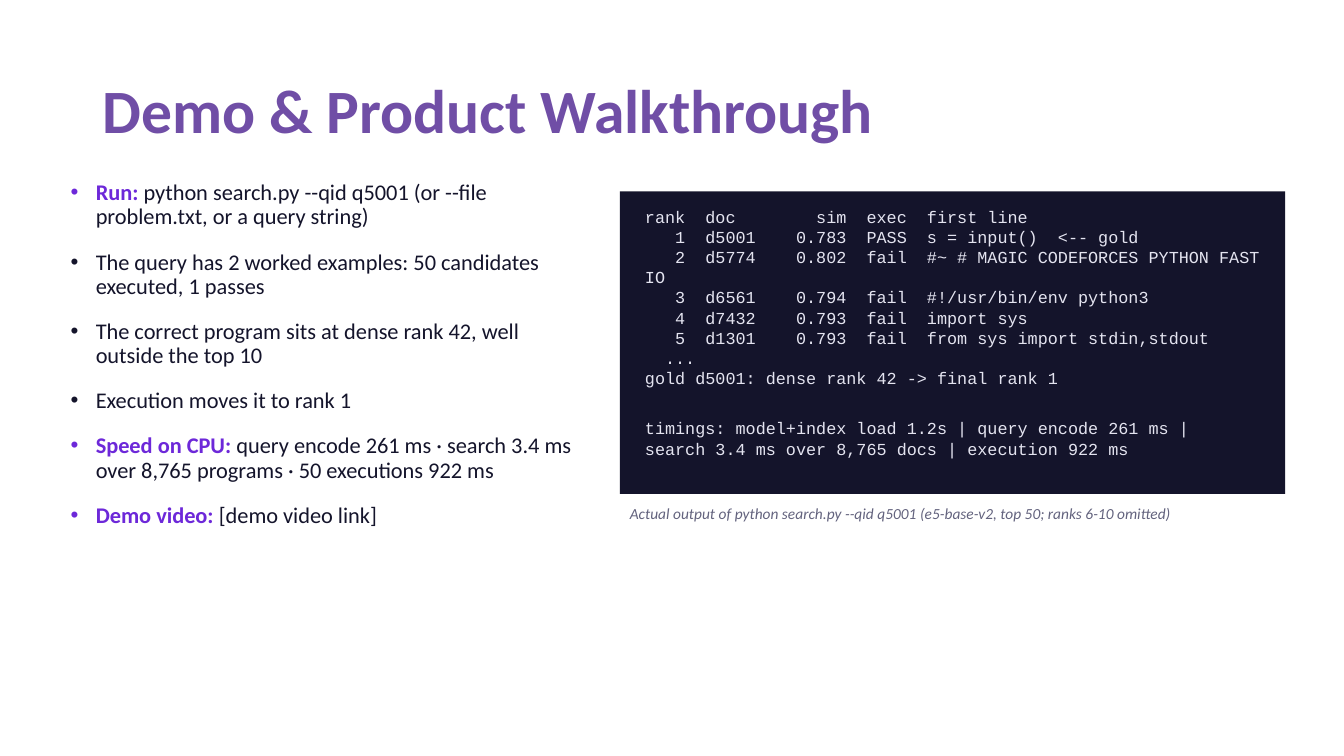
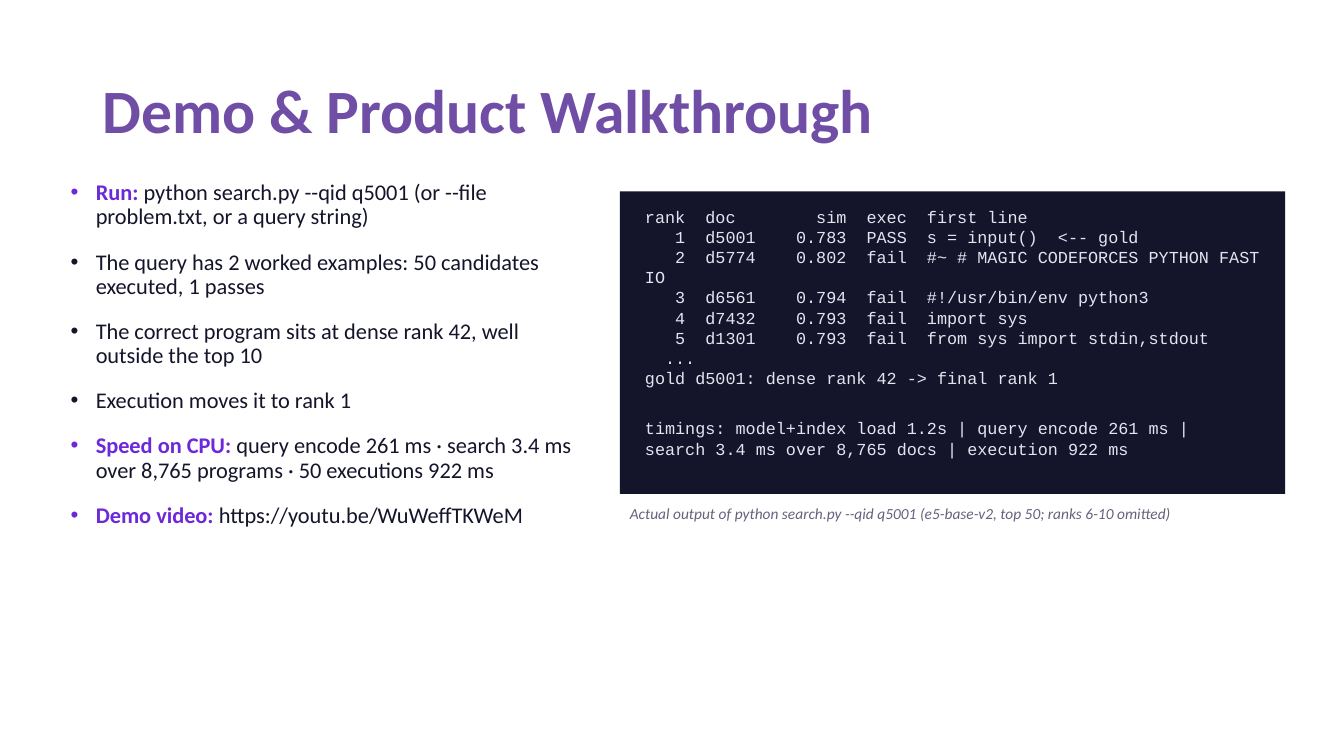
Before and after one commit to Chiranjib-x/prism-genai-code-retrieval, a slide deck: slide 5 of VITV_Error404_1_Presentation.pptx. Drawn at 1344x756 pixels with LibreOffice and Linux fonts; fonts in the diff are those of the drawing. Boxes give left, top, right and bottom in pixels: in the first picture for what was removed or moved away, otherwise in the second. Text is boxed around its words. In the diff, an @@ line names an element or a change of style, - is before the commit and + after.

```diff
--- a/VITV_Error404_1_Presentation.pptx
+++ b/VITV_Error404_1_Presentation.pptx
@@ text at bbox=[96, 507, 523, 527]: text changed @@
-• Demo video: [demo video link]
+• Demo video: https://youtu.be/WuWeffTKWeM
```
Also in this commit, not shown: 1 other slide changed, 3 other files.
